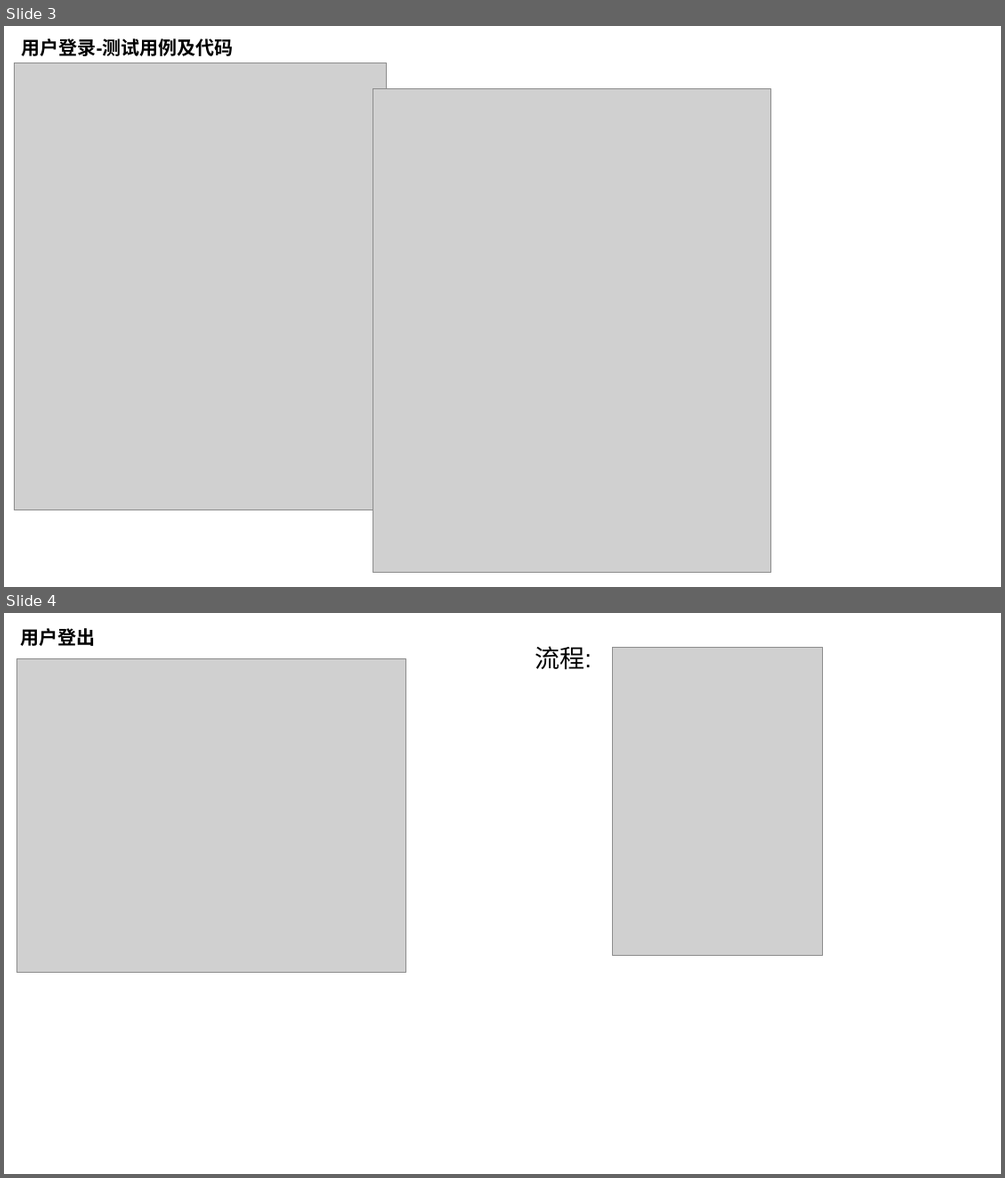
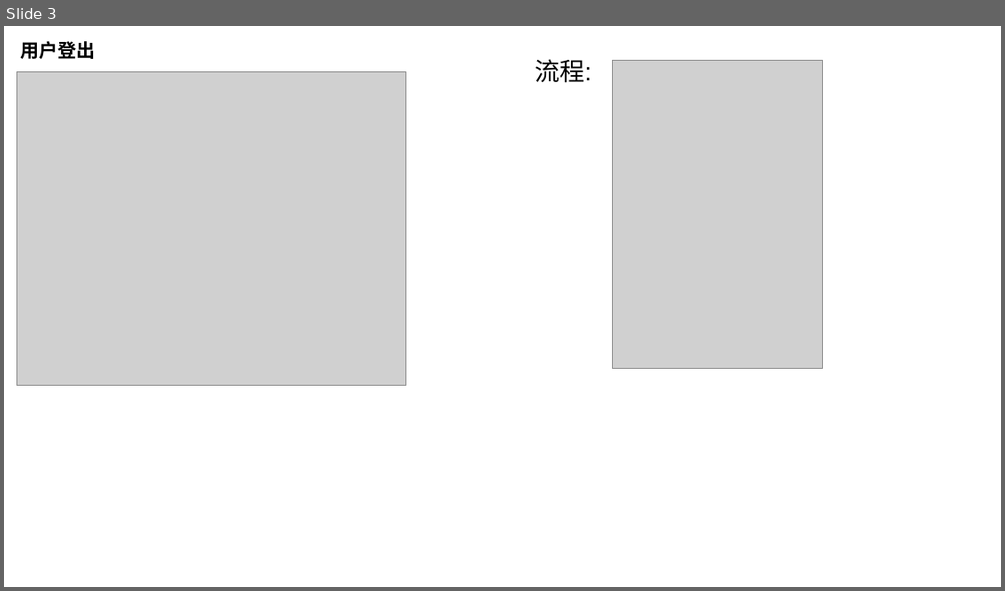
Before and after one commit to C32-SoundTech/SoundTech, a slide deck: docs/wswCR7/软工实践ppt.pptx. Shown one above the other, each under a label of ours: slides 3 and 4 before the commit, slide 3 after it. The pictures are 1005x1178 and 1005x591 pixels, drawn with LibreOffice and Linux fonts; fonts in the diff are those of the drawing; grey boxes stand for pictures. Boxes give left, top, right and bottom in pixels: in the first picture for what was removed or moved away, otherwise in the second. Text is boxed around its words. In the diff, an @@ line names an element or a change of style, - is before the commit and + after.

```diff
--- a/docs/wswCR7/软工实践ppt.pptx
+++ b/docs/wswCR7/软工实践ppt.pptx
@@ slide 3 removed at (4, 26, 1001, 587), background #FFFFFF @@
@@ text removed at (22, 38, 234, 56) @@
-用户登录-测试用例及代码
@@ picture removed at (15, 62, 387, 509) @@
@@ picture removed at (373, 89, 771, 572) @@
@@ what was slide 4 is now slide 3 @@
```
Also in this commit, not shown: 1 slide changed, 2 other slides removed.
